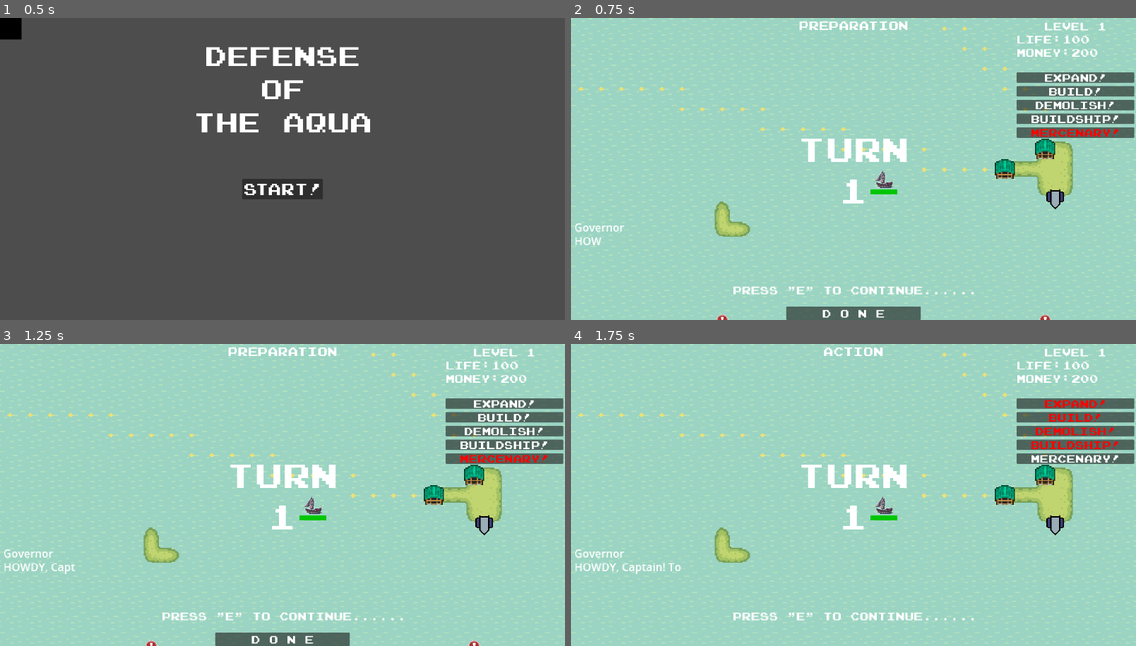
Above: before the commit, frames 1-4 (two rows, left to right).
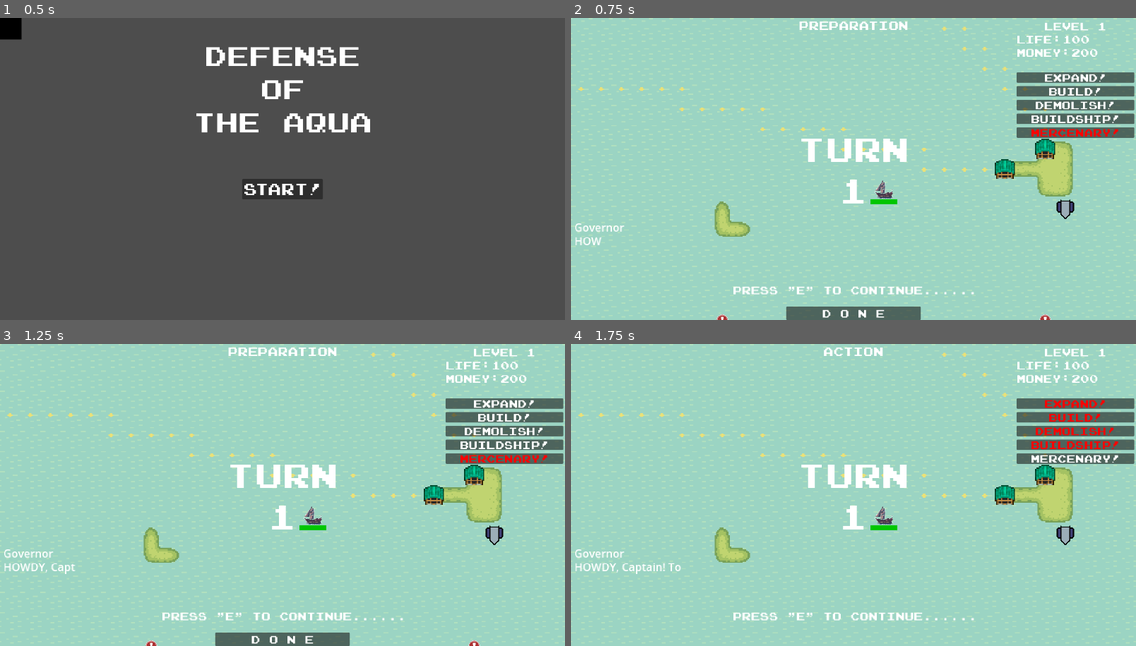
Above: after the commit, the same moments.

Repository: LeoZhang421/GameJam-2024-Pixel
Game: Godot game, scene res://Scenes/Start.tscn
Same seed, same stepped clock (60 frames per second), same inputs: the game is played once before the commit and once after it. Video files are missing from this copy of the repository; at most half a second of black plays in their place. Sound files missing from this copy of the repository are replaced by a short silence.
Inputs:
- Up to frame 1 (0.5 s): no input
- Up to frame 2 (0.75 s): click "Start!" at 0.5 s
- Up to frame 3 (1.25 s): no input
- Up to frame 4 (1.75 s): click "D o n e" at 1.25 s

Frame 1 is identical in both runs. In frame 2, 0.6% of the frame differs, in the area x 53-90%, y 50-67%; in frame 3, 0.6%; in frame 4, 0.6%.

Commit message:
修复了开局建筑歪掉的bug

Diff:
--- a/Scripts/Main.gd
+++ b/Scripts/Main.gd
@@ -25,7 +25,6 @@
 	#$Camera2D.limit_bottom = (pathfinder.room_borders.size.y - 2) * pathfinder.scale - get_viewport().size.y/2
 	print("Test pathfind: ", pathfinder.find_path(Vector2(0,300), Vector2(1000,700)))
 	print("Sail Routes: ", pathfinder.get_sail_routes())
-	print(pathfinder.maze)
 	add_warning()
 	if Character.is_new:
 		var dialogue_scene = load("res://Scenes/Utility/dialogue.tscn").instantiate()
--- a/Scripts/pathfinder.gd
+++ b/Scripts/pathfinder.gd
@@ -58,7 +58,6 @@
 	room_borders.position = Vector2.ZERO
 	room_borders.size = Vector2(s.tile_map.get_used_rect().size)
 	maze = maze_original
-	print(maze)
 	reload_map_data(s)
 	initialize_sail_routes()
 
@@ -87,14 +86,14 @@
 			var temp = get_standard_position(map_object.global_position)
 			print(temp)
 			maze[temp.x][temp.y] = 8
-			map_object.start_location = get_tile_center(map_object.global_position)
+			map_object.global_position = get_tile_center(map_object.global_position)
 			map_object.scale = map_object.scale/3.75
 			map_object.reparent(s.get_node("ShipLayer"))
 		if map_object.is_in_group("Building"):
 			var temp = get_standard_position(map_object.global_position)
 			print(temp)
 			maze[temp.x][temp.y] += 6
-			map_object.start_location = get_tile_center(map_object.global_position) + Vector2(30, 30)
+			map_object.global_position = get_tile_center(map_object.global_position)
 			map_object.scale = map_object.scale/3.75
 			map_object.reparent(s.get_node("BuildingLayer"))
 	# 重新加载所有舰船地图信息
Not shown, changed: export_presets.cfg
